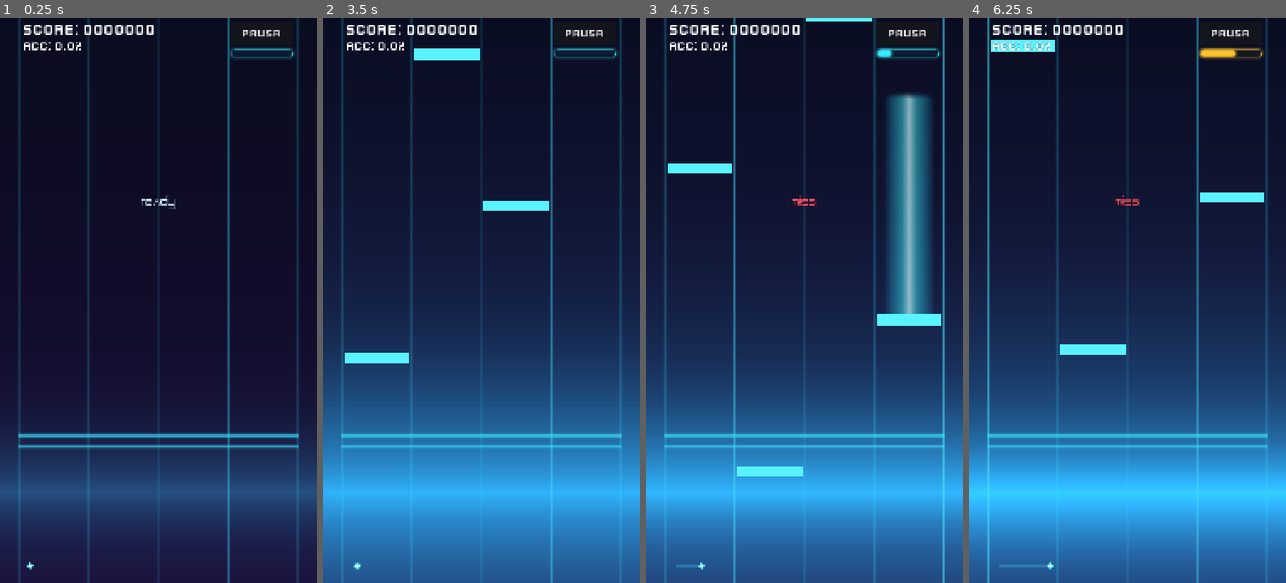
Above: before the commit, frames 1-4 (left to right).
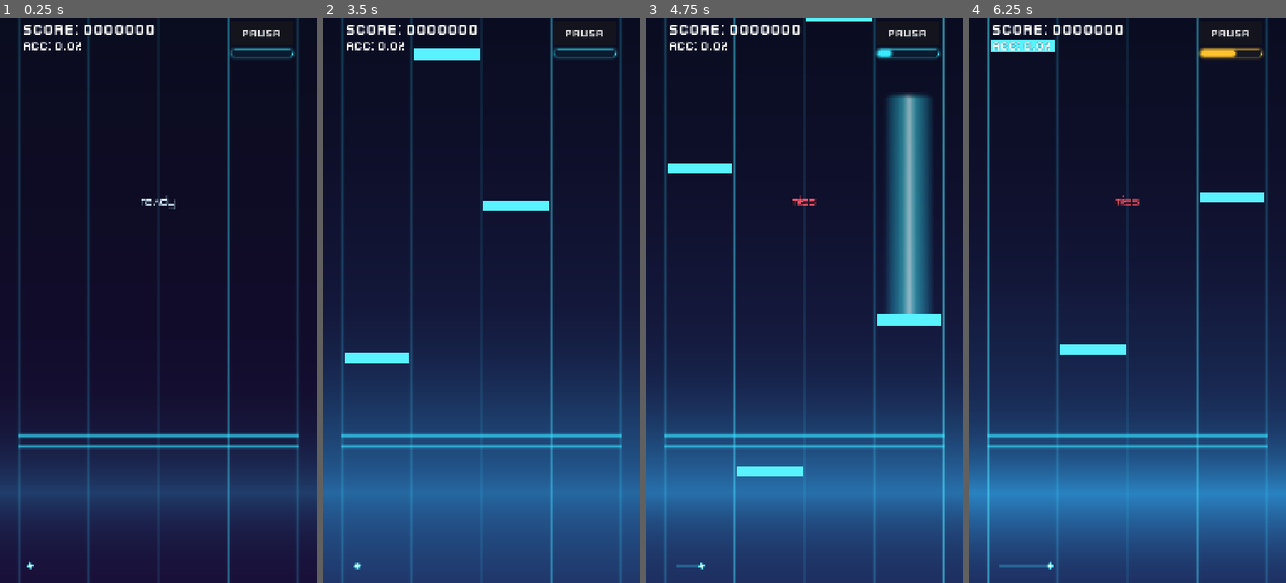
Above: after the commit, the same moments.

Repository: Carrillo524/FeelYourBeats
Game: Godot game, scene res://ui/game_session.tscn
Same seed, same stepped clock (60 frames per second), same inputs: the game is played once before the commit and once after it. This scene is started directly instead of the project's main scene.
Inputs (mouse positions are in pixels of both pictures, inside the frame that each line leads up to):
- Up to frame 1 (0.25 s): no input
- Up to frame 2 (3.5 s): click "PAUSA" at 0.5 s; click "REINICIAR" at 1.25 s; tap Enter (ui_accept) at 2, 2.27, 2.75 s; move the mouse to (465, 413) at 2.02 s; hold Up 2.03-2.75 s; tap F at 2.1 s; click (465, 413) at 2.17 s; drag from (576, 385) to (465, 413) at 2.77 s
- Up to frame 3 (4.75 s): move the mouse to (709, 215) at 3.52 s; hold Left 3.53-4.25 s; tap K at 3.6 s; drag from (820, 300) to (709, 215) at 4.27 s
- Up to frame 4 (6.25 s): move the mouse to (1079, 159) at 5.02 s; hold Down 5.03-5.75 s; tap J at 5.1 s; tap Enter (ui_accept) at 5.27 s; drag from (1197, 272) to (1079, 159) at 5.77 s

The runs differ from the first frame. In frame 2, 36% of the frame differs, in the area x 0-100%, y 62-100%; in frame 3, 34%; in frame 4, 36%.

Commit message:
polish(vfx): tone down peak horizon glow brightness while preserving vertical expansion

Diff:
--- a/vfx/reactive_backdrop.gdshader
+++ b/vfx/reactive_backdrop.gdshader
@@ -32,26 +32,26 @@
 	float drop_active = clamp(drop_halo_amount, 0.0, 1.0);
 
 	vec3 drop_tint = vec3(0.95, 0.22, 0.78) * (drop_active * (0.10 + 0.12 * bass_energy));
-	vec3 boosted_bottom = base_color_bottom.rgb + (accent_color.rgb * (0.10 * bass_energy + 0.07 * mid_energy)) + drop_tint;
+	vec3 boosted_bottom = base_color_bottom.rgb + (accent_color.rgb * (0.08 * bass_energy + 0.06 * mid_energy)) + drop_tint;
 	vec4 bg = mix(base_color_top, vec4(boosted_bottom, 1.0), uv.y);
 
 	float normal_pulse = clamp(max(beat_pulse, bass_energy * 0.90), 0.0, 1.0);
 	float normal_horizon_sharpness = mix(13.5, 4.8, normal_pulse);
 	float drop_horizon_sharpness = 10.5 - (drop_active * 1.8);
 	float horizon_glow = exp(-abs(uv.y - 0.84) * mix(normal_horizon_sharpness, drop_horizon_sharpness, drop_active));
-	float horizon_outer_bloom = exp(-abs(uv.y - 0.84) * mix(8.5, 3.4, normal_pulse)) * 0.26 * normal_pulse * (1.0 - (drop_active * 0.45));
+	float horizon_outer_bloom = exp(-abs(uv.y - 0.84) * mix(8.5, 3.4, normal_pulse)) * 0.11 * normal_pulse * (1.0 - (drop_active * 0.45));
 
 	float normal_boost = clamp(
-		0.15 + (normal_pulse * (0.53 + (0.10 * energy_level))),
-		0.15,
-		0.78
+		0.13 + (normal_pulse * (0.25 + (0.06 * energy_level))),
+		0.13,
+		0.44
 	);
 	float drop_boost = clamp(
 		(beat_pulse * (0.22 + 0.18 * energy_level + 0.10 * tier_factor)) + (bass_energy * 0.16),
 		0.0,
 		0.56
 	);
-	float pulse_boost = clamp(mix(normal_boost, drop_boost, drop_active), 0.0, 0.78);
+	float pulse_boost = clamp(mix(normal_boost, drop_boost, drop_active), 0.0, 0.56);
 
 	float wave_speed = 1.2 + (drop_active * 1.1) + (mid_energy * 0.8);
 	float wave = sin((uv.y * 18.0) - (TIME * wave_speed)) * 0.5 + 0.5;
@@ -102,10 +102,11 @@
 		+ drop_ring_color * drop_shockwave;
 
 	float luma = dot(raw_rgb, vec3(0.299, 0.587, 0.114));
+	float saturation_cap = mix(1.24, 1.35, drop_active);
 	float saturation_boost = clamp(
-		1.0 + (0.14 * energy_level) + (0.14 * bass_energy) + (0.10 * drop_active),
+		1.0 + (0.11 * energy_level) + (0.11 * bass_energy) + (0.10 * drop_active),
 		1.0,
-		1.35
+		saturation_cap
 	);
 	vec3 saturated_rgb = mix(vec3(luma), raw_rgb, saturation_boost);
 
